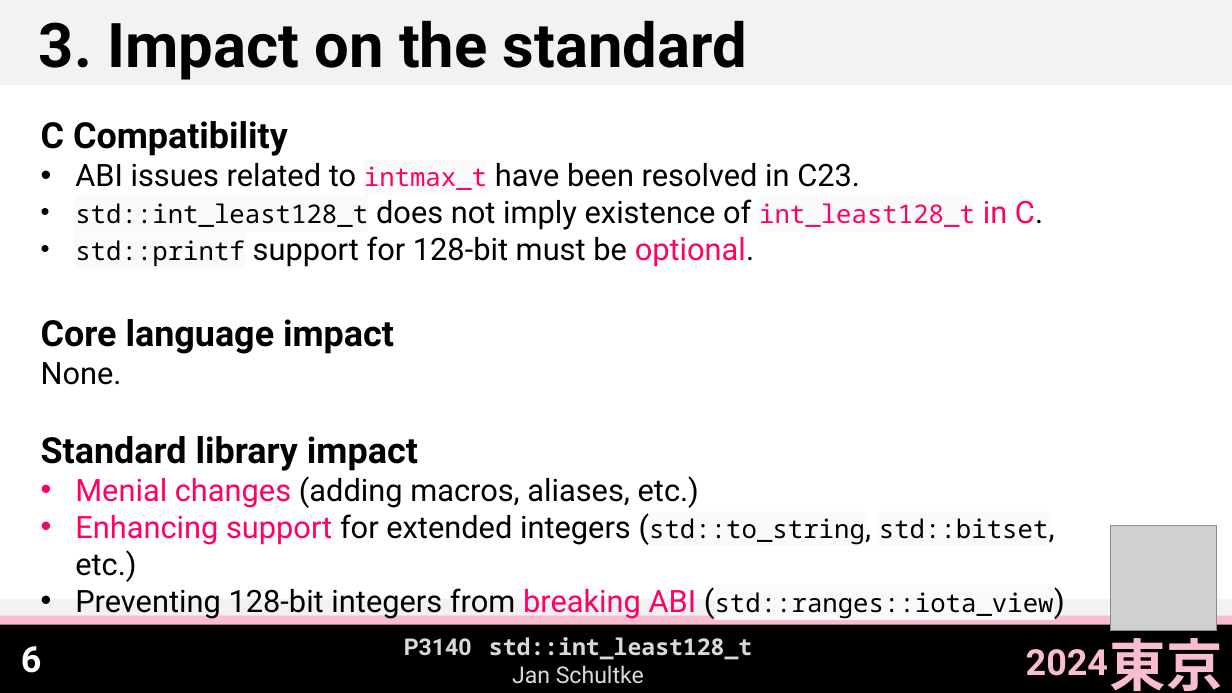
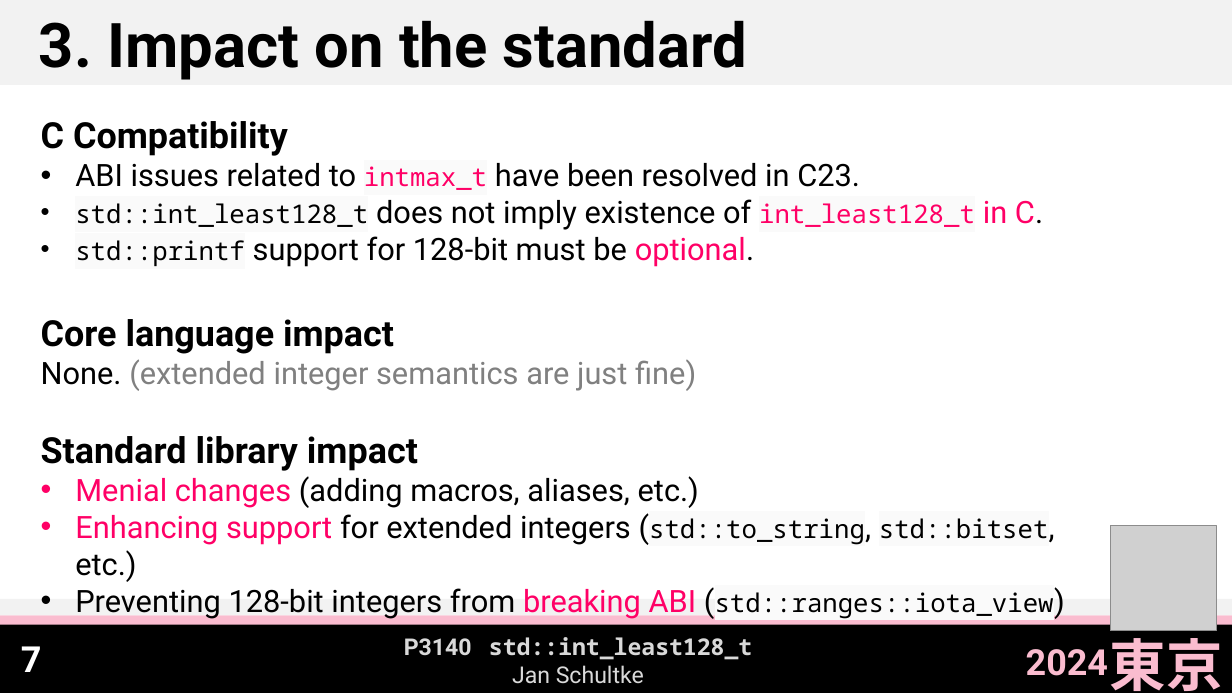
Before and after one commit to Eisenwave/cpp-proposals, a slide deck: slide 8 of slides/p3140-slides.pptx (slide 7 before the commit). Drawn at 1232x693 pixels with LibreOffice and Linux fonts; fonts in the diff are those of the drawing; grey boxes stand for pictures. Boxes give left, top, right and bottom in pixels: in the first picture for what was removed or moved away, otherwise in the second. Text is boxed around its words. In the diff, an @@ line names an element or a change of style, - is before the commit and + after.

Commit message:
add slides for P3087 and P3140

```diff
--- a/slides/p3140-slides.pptx
+++ b/slides/p3140-slides.pptx
@@ text at [41,359,696,391]: text changed; text colour #000000 to #808080 @@
-None.
+None. (extended integer semantics are just fine)
@@ page number at [21,646,42,672]: text changed @@
-6
+7
```
Also in this commit, not shown: 2 other slides changed, 2 slides added, 3 other files.
